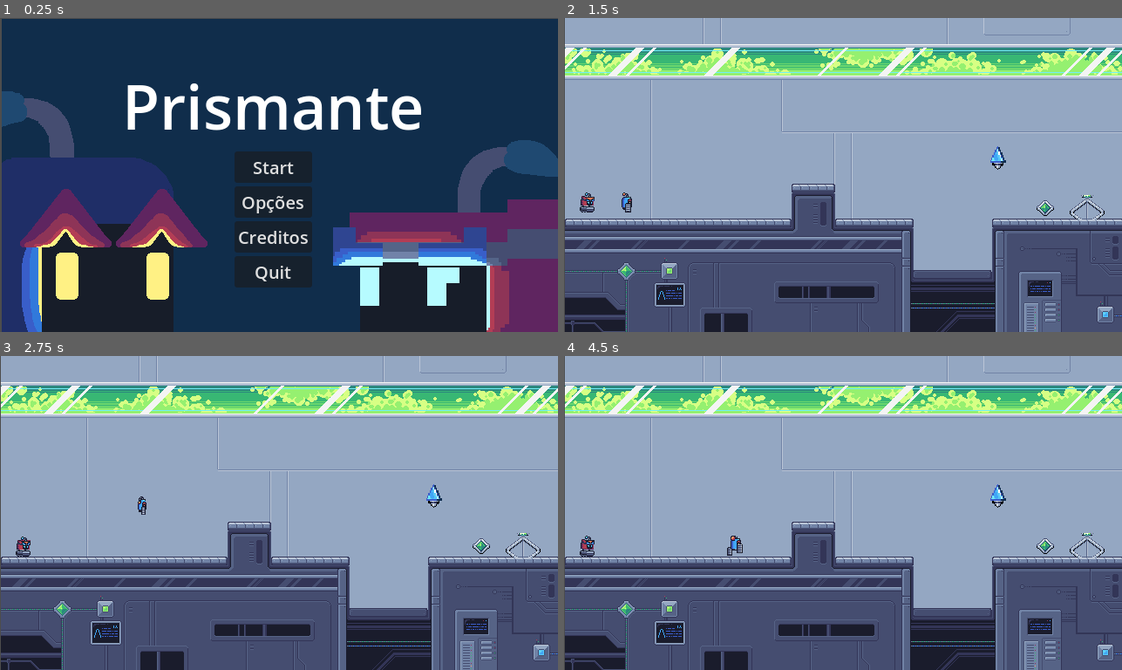
Above: before the commit, frames 1-4 (two rows, left to right).
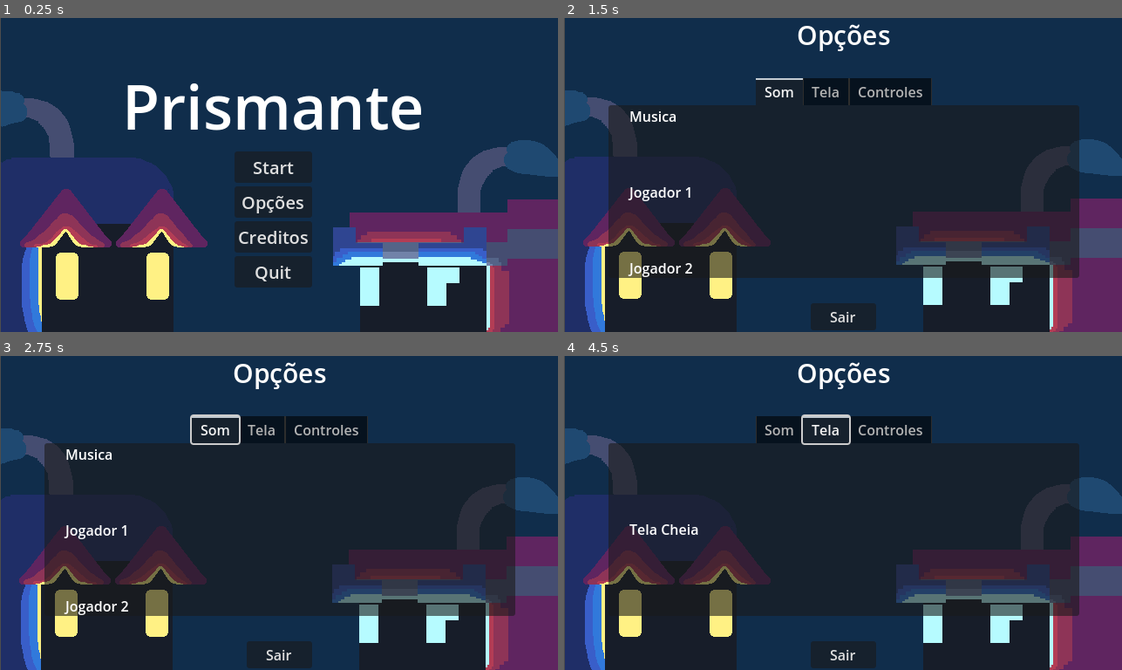
Above: after the commit, the same moments.

Repository: gdp-ufrj/Nut-Bolt
Game: Godot game, scene res://Cenas/UI/menu.tscn
Same seed, same stepped clock (60 frames per second), same inputs: the game is played once before the commit and once after it.
Inputs (mouse positions are in pixels of both pictures, inside the frame that each line leads up to):
- Up to frame 1 (0.25 s): no input
- Up to frame 2 (1.5 s): click "Opções" at 0.5 s; click (837, 168) at 1.25 s, where only the run before the commit has a clickable "Start"
- Up to frame 3 (2.75 s): hold Right (ui_right) from 2.03 s (still down); tap E (interagir) at 2.1 s; tap Up (ui_up) at 2.27 s
- Up to frame 4 (4.5 s): tap E (interagir) at 2.85, 3.6, 4.35 s; tap Up (ui_up) at 3.02 s; release Right (ui_right) at 3.53 s; hold Left (ui_left) 3.53-4.28 s; hold Right (ui_right) from 4.28 s (still down)

The runs differ from the first frame. In frame 1, 0.4% of the frame differs, in the area x 0-100%, y 0-100%; in frame 2, 96%; in frame 3, 96%; in frame 4, 96%.

Commit message:
Esqueleto_OptionsMenu

Diff:
--- a/plataform-2d-godot/Cenas/UI/menu.tscn
+++ b/plataform-2d-godot/Cenas/UI/menu.tscn
@@ -1,9 +1,18 @@
-[gd_scene load_steps=3 format=3 uid="uid://co6ao4k02l5al"]
+[gd_scene load_steps=4 format=3 uid="uid://co6ao4k02l5al"]
 
 [ext_resource type="Script" uid="uid://gw1nylhtltn" path="res://Scripts/Telas/menu.gd" id="1_pveh2"]
 [ext_resource type="Texture2D" uid="uid://quhutqtwhswk" path="res://Sprites/Backgrounds/Menu Inicial.png" id="2_hveky"]
+[ext_resource type="PackedScene" uid="uid://b7kxq8ec6u2ui" path="res://Cenas/UI/opcoes_menu.tscn" id="3_ubvl0"]
 
-[node name="Menu" type="Node2D"]
+[node name="Menu" type="Control"]
+layout_mode = 3
+anchors_preset = 15
+anchor_right = 1.0
+anchor_bottom = 1.0
+offset_right = -640.0
+offset_bottom = -360.0
+grow_horizontal = 2
+grow_vertical = 2
 script = ExtResource("1_pveh2")
 
 [node name="CanvasLayer" type="CanvasLayer" parent="."]
@@ -60,6 +69,13 @@
 theme_override_font_sizes/font_size = 20
 text = "Quit"
 
+[node name="Opcoes_Menu" parent="." instance=ExtResource("3_ubvl0")]
+layout_mode = 1
+offset_left = 1.0
+offset_top = -2.0
+offset_right = 1.0
+offset_bottom = -2.0
+
 [connection signal="pressed" from="CanvasLayer/VBoxContainer/HBoxContainer/VBoxContainer/Start" to="." method="_on_start_pressed"]
 [connection signal="pressed" from="CanvasLayer/VBoxContainer/HBoxContainer/VBoxContainer/Opções" to="." method="_on_opções_pressed"]
 [connection signal="pressed" from="CanvasLayer/VBoxContainer/HBoxContainer/VBoxContainer/Creditos" to="." method="_on_creditos_pressed"]
--- /dev/null
+++ b/plataform-2d-godot/Cenas/UI/opcoes_menu.tscn
@@ -0,0 +1,53 @@
+[gd_scene load_steps=4 format=3 uid="uid://b7kxq8ec6u2ui"]
+
+[ext_resource type="Script" uid="uid://d6offask5f8q" path="res://Scripts/Telas/opcoes_menu.gd" id="1_3g0ue"]
+[ext_resource type="Texture2D" uid="uid://quhutqtwhswk" path="res://Sprites/Backgrounds/Menu Inicial.png" id="1_7g602"]
+[ext_resource type="PackedScene" uid="uid://cotx2jdn0voao" path="res://Cenas/UI/opcoes_opcoes_menu.tscn" id="3_w0cpp"]
+
+[node name="Opcoes_Menu" type="Control"]
+layout_mode = 3
+anchors_preset = 15
+anchor_right = 1.0
+anchor_bottom = 1.0
+grow_horizontal = 2
+grow_vertical = 2
+script = ExtResource("1_3g0ue")
+
+[node name="PanelContainer" type="PanelContainer" parent="."]
+layout_mode = 1
+anchors_preset = 15
+anchor_right = 1.0
+anchor_bottom = 1.0
+grow_horizontal = 2
+grow_vertical = 2
+
+[node name="Sprite2D" type="Sprite2D" parent="PanelContainer"]
+z_index = -1
+position = Vector2(320, 182)
+texture = ExtResource("1_7g602")
+
+[node name="MarginContainer" type="MarginContainer" parent="."]
+layout_mode = 2
+offset_right = 640.0
+offset_bottom = 360.0
+
+[node name="VBoxContainer" type="VBoxContainer" parent="MarginContainer"]
+layout_mode = 2
+
+[node name="Label" type="Label" parent="MarginContainer/VBoxContainer"]
+layout_mode = 2
+theme_override_font_sizes/font_size = 30
+text = "Opções"
+horizontal_alignment = 1
+vertical_alignment = 1
+
+[node name="Opcoes_Opcoes_menu" parent="MarginContainer/VBoxContainer" instance=ExtResource("3_w0cpp")]
+layout_mode = 2
+size_flags_vertical = 3
+
+[node name="Sair" type="Button" parent="MarginContainer/VBoxContainer"]
+custom_minimum_size = Vector2(75, 0)
+layout_mode = 2
+size_flags_horizontal = 4
+size_flags_vertical = 8
+text = "Sair"
--- /dev/null
+++ b/plataform-2d-godot/Cenas/UI/opcoes_opcoes_menu.tscn
@@ -0,0 +1,108 @@
+[gd_scene format=3 uid="uid://cotx2jdn0voao"]
+
+[node name="Opcoes_Opcoes_menu" type="Control"]
+layout_mode = 3
+anchors_preset = 15
+anchor_right = 1.0
+anchor_bottom = 1.0
+grow_horizontal = 2
+grow_vertical = 2
+
+[node name="TabContainer" type="TabContainer" parent="."]
+layout_mode = 1
+anchors_preset = -1
+anchor_right = 1.0
+anchor_bottom = 1.0
+offset_left = 50.0
+offset_top = 25.0
+offset_right = -50.0
+offset_bottom = -25.0
+grow_horizontal = 2
+grow_vertical = 2
+tab_alignment = 1
+current_tab = 0
+
+[node name="Som" type="TabBar" parent="TabContainer"]
+layout_mode = 2
+metadata/_tab_index = 0
+
+[node name="MarginContainer" type="MarginContainer" parent="TabContainer/Som"]
+layout_mode = 1
+anchors_preset = 15
+anchor_right = 1.0
+anchor_bottom = 1.0
+grow_horizontal = 2
+grow_vertical = 2
+theme_override_constants/margin_left = 24
+theme_override_constants/margin_top = 24
+theme_override_constants/margin_right = 24
+theme_override_constants/margin_bottom = 24
+
+[node name="VBoxContainer" type="VBoxContainer" parent="TabContainer/Som/MarginContainer"]
+layout_mode = 2
+theme_override_constants/separation = 64
+alignment = 1
+
+[node name="Label" type="Label" parent="TabContainer/Som/MarginContainer/VBoxContainer"]
+layout_mode = 2
+text = "Musica"
+
+[node name="Label2" type="Label" parent="TabContainer/Som/MarginContainer/VBoxContainer"]
+layout_mode = 2
+text = "Jogador 1"
+
+[node name="Label3" type="Label" parent="TabContainer/Som/MarginContainer/VBoxContainer"]
+layout_mode = 2
+text = "Jogador 2"
+
+[node name="Tela" type="TabBar" parent="TabContainer"]
+visible = false
+layout_mode = 2
+metadata/_tab_index = 1
+
+[node name="MarginContainer" type="MarginContainer" parent="TabContainer/Tela"]
+layout_mode = 1
+anchors_preset = 15
+anchor_right = 1.0
+anchor_bottom = 1.0
+grow_horizontal = 2
+grow_vertical = 2
+theme_override_constants/margin_left = 24
+theme_override_constants/margin_top = 24
+theme_override_constants/margin_right = 24
+theme_override_constants/margin_bottom = 24
+
+[node name="VBoxContainer" type="VBoxContainer" parent="TabContainer/Tela/MarginContainer"]
+layout_mode = 2
+theme_override_constants/separation = 64
+alignment = 1
+
+[node name="Label" type="Label" parent="TabContainer/Tela/MarginContainer/VBoxContainer"]
+layout_mode = 2
+text = "Tela Cheia"
+
+[node name="Controles" type="TabBar" parent="TabContainer"]
+visible = false
+layout_mode = 2
+metadata/_tab_index = 2
+
+[node name="MarginContainer" type="MarginContainer" parent="TabContainer/Controles"]
+layout_mode = 1
+anchors_preset = 15
+anchor_right = 1.0
+anchor_bottom = 1.0
+grow_horizontal = 2
+grow_vertical = 2
+theme_override_constants/margin_left = 24
+theme_override_constants/margin_top = 24
+theme_override_constants/margin_right = 24
+theme_override_constants/margin_bottom = 24
+
+[node name="VBoxContainer" type="VBoxContainer" parent="TabContainer/Controles/MarginContainer"]
+layout_mode = 2
+theme_override_constants/separation = 64
+alignment = 1
+
+[node name="Label" type="Label" parent="TabContainer/Controles/MarginContainer/VBoxContainer"]
+layout_mode = 2
+text = "ajsjasj"
--- a/plataform-2d-godot/Scripts/Telas/menu.gd
+++ b/plataform-2d-godot/Scripts/Telas/menu.gd
@@ -1,4 +1,10 @@
-extends Node2D
+extends Control
+
+@onready var options_menu = $Opcoes_Menu as OptionsMenu
+@onready var canvaslayer = $CanvasLayer as CanvasLayer
+
+func _ready():
+	handle_connecting_signals()
 
 #botao de start carregando as cenas do game controller
 func _on_start_pressed() -> void:
@@ -14,4 +20,13 @@
 
 #botão de Opções ainda ainda não completado
 func _on_opções_pressed() -> void:
-	pass # Replace with function body.
+	canvaslayer.visible = false
+	options_menu.set_process(true)
+	options_menu.visible = true
+
+func _on_exit_options_menu() -> void:
+	canvaslayer.visible = true
+	options_menu.visible = false
+
+func handle_connecting_signals() -> void:
+	options_menu.exit_options_menu.connect(_on_exit_options_menu)
--- /dev/null
+++ b/plataform-2d-godot/Scripts/Telas/opcoes_menu.gd
@@ -0,0 +1,14 @@
+class_name OptionsMenu
+extends Control
+
+@onready var exit_button = $MarginContainer/VBoxContainer/Sair as Button
+
+signal exit_options_menu
+
+func _ready():
+	exit_button.button_down.connect(on_exit_pressed)
+	set_process(false)
+
+func on_exit_pressed() -> void:
+	exit_options_menu.emit()
+	set_process(false)
Not shown, added: plataform-2d-godot/Scripts/Telas/opcoes_menu.gd.uid
